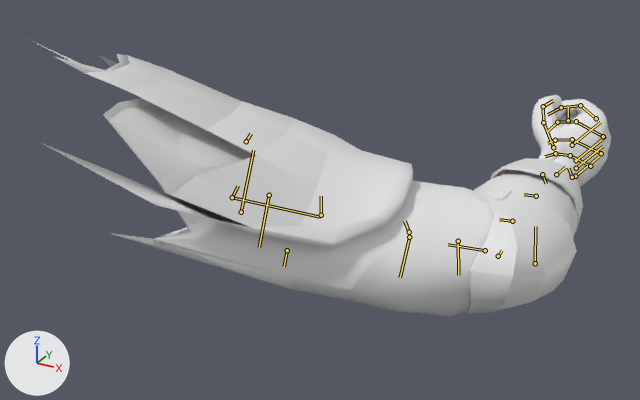
One commit to the glTF model assets/animations/first_person/fp_arms.glb: the scene before it, then after it.
One viewpoint serves both versions: a camera (50 mm lens) standing at (0.796, -0.684, 0.025) and looking at (0.347, 0.133, -0.383). Arrows for +X, +Y and +Z are at lower left; the lights stay in place. The first picture is the older version. Both versions are drawn at frame 0 of the action 'hold'; the numbers are the values there. The bones that change, and the others that lie on the model, are drawn over the model as lines.

Names of what the first picture shows: 'elbowPads_geo', 'gloves_geo', 'shoulderPad_geo', 'topA_geo'.
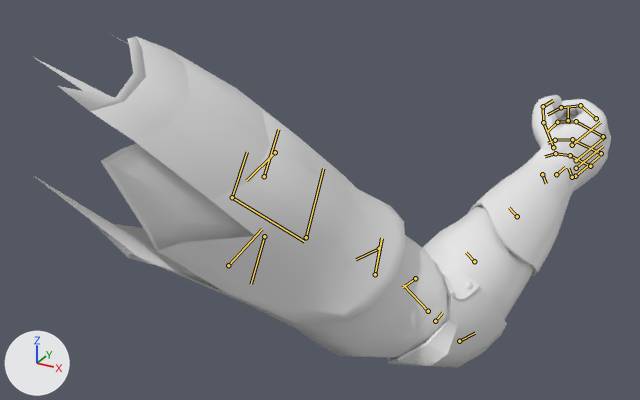
The change in detail:
Bone 'RightUpperArm' (bone_rightupperarm) turns from (11, 2, -25) to (50, 39, -3) degrees about its own x, y and z.
Bone 'RightHand' (bone_righthand) turns from (49, 125, 63) to (-14, 63, -8) degrees about its own x, y and z.

Pixel boxes (x1, y1, x2, y2) of what changed, in the pictures (640 x 400 px):
'shoulderPad_geo', posed (47% taller): before (43, 54, 413, 249); after (34, 36, 406, 323)
'topA_geo', posed (7% narrower, 18% taller): before (39, 44, 578, 317); after (35, 34, 534, 357)
'elbowPads_geo', posed: before (465, 189, 577, 314); after (388, 253, 507, 367)
'gloves_geo', posed: before (491, 95, 611, 232); after (468, 95, 611, 276)
bone 'RightUpperArm', root to tip: before (232, 197) to (320, 217); after (232, 197) to (304, 241)
